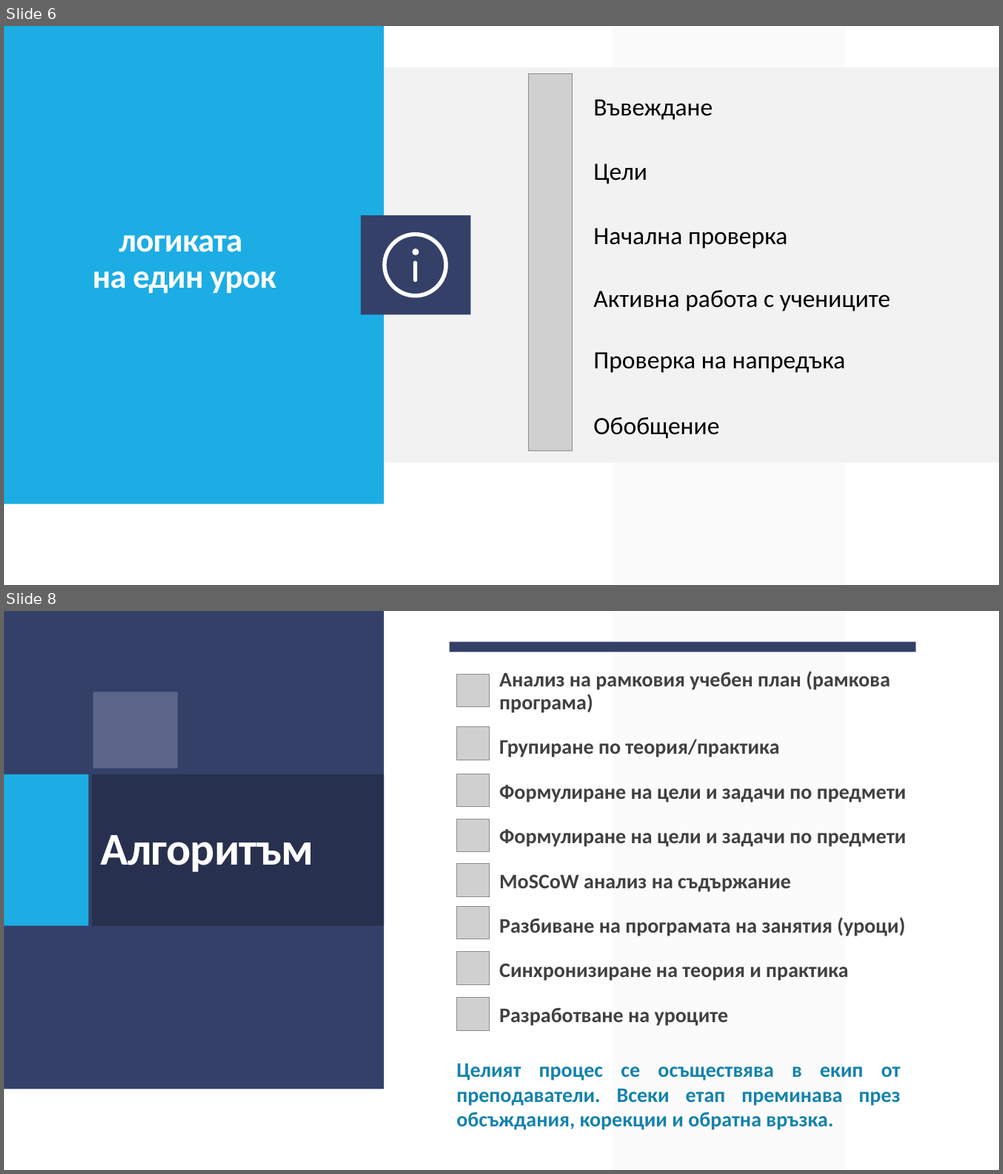
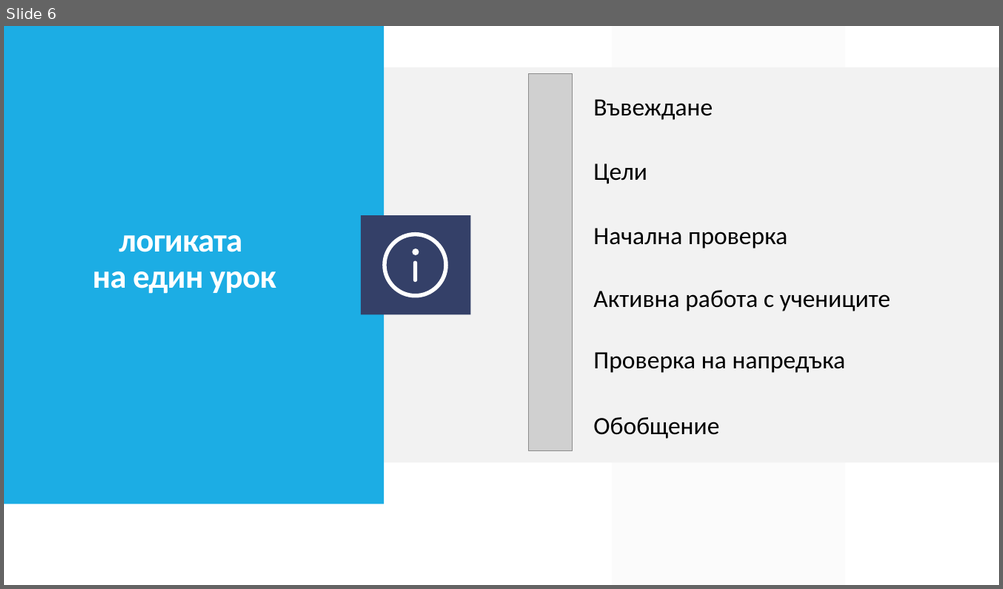
Before and after one commit to gimas-bansko/IRIDA, a slide deck: Проект/Представяне/ИРИДА.pptx. Shown one above the other, each under a label of ours: slides 6 and 8 before the commit, slide 6 after it; the slides between them are not shown. The pictures are 1003x1174 and 1003x589 pixels, drawn with LibreOffice and Linux fonts; fonts in the diff are those of the drawing; grey boxes stand for pictures. Boxes give left, top, right and bottom in pixels: in the first picture for what was removed or moved away, otherwise in the second. Text is boxed around its words. In the diff, an @@ line names an element or a change of style, - is before the commit and + after.

```diff
--- a/Проект/Представяне/ИРИДА.pptx
+++ b/Проект/Представяне/ИРИДА.pptx
@@ slide 8 removed at <box>4,611,999,1170</box>, background #FFFFFF; not listed: 1 template element that a slide beside it also shows @@
@@ rectangle removed at <box>4,611,384,1089</box> @@
@@ rectangle removed at <box>449,641,916,652</box> @@
@@ picture removed at <box>456,675,489,707</box> @@
@@ text removed at <box>499,671,906,1026</box> @@
-Анализ на рамковия учебен план (рамкова програма)
-Групиране по теория/практика
-Формулиране на цели и задачи по предмети
-Формулиране на цели и задачи по предмети
-MoSCoW анализ на съдържание
-Разбиване на програмата на занятия (уроци)
-Синхронизиране на теория и практика
-Разработване на уроците
@@ rectangle removed at <box>93,692,177,769</box> @@
@@ picture removed at <box>456,727,489,760</box> @@
@@ rectangle removed at <box>4,775,88,925</box> @@
@@ rectangle removed at <box>92,775,384,925</box> @@
@@ picture removed at <box>456,775,489,807</box> @@
@@ picture removed at <box>456,819,489,852</box> @@
@@ title removed at <box>100,835,313,872</box> @@
-Алгоритъм
@@ picture removed at <box>456,864,489,897</box> @@
@@ picture removed at <box>456,906,489,940</box> @@
@@ picture removed at <box>456,952,489,985</box> @@
@@ picture removed at <box>456,998,489,1031</box> @@
@@ text removed at <box>456,1063,900,1130</box> @@
-Целият процес се осъществява в екип от преподаватели. Всеки етап преминава през обсъждания, корекции и обратна връзка.
```
Also in this commit, not shown: 2 slides changed, 4 slides added, 3 other slides removed, 3 other files.
